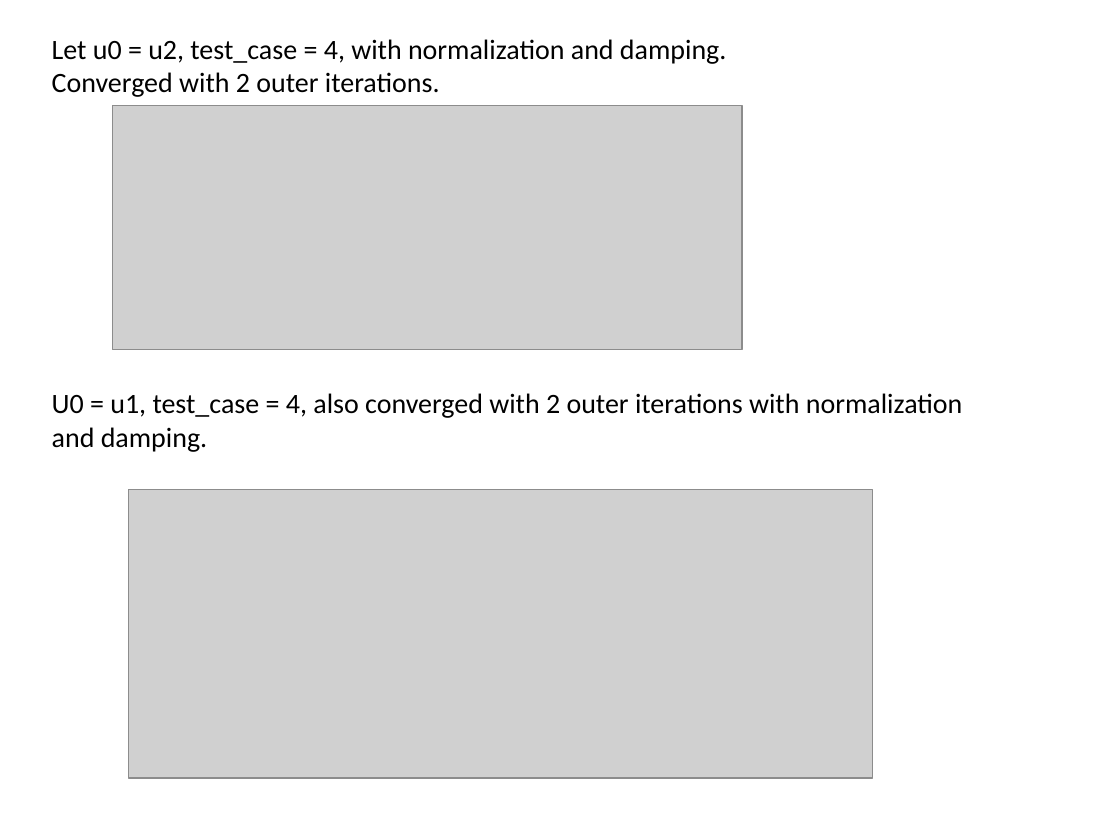
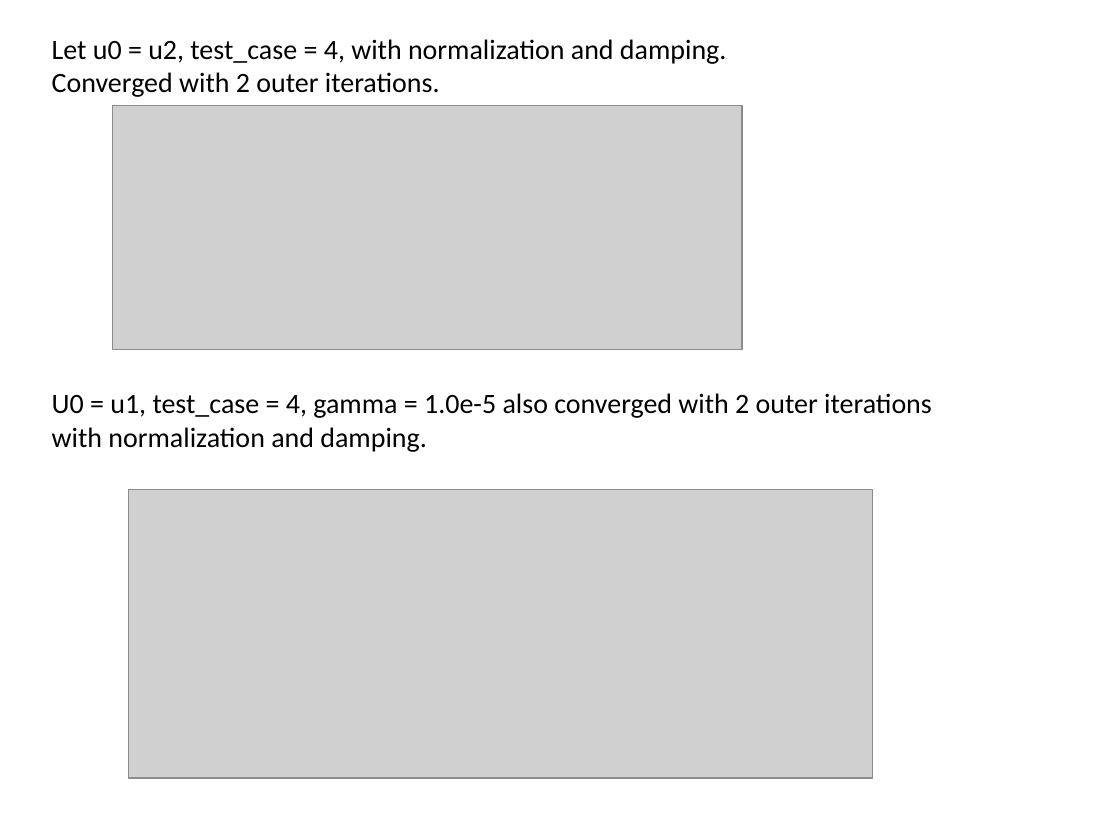
Before and after one commit to lu6007/opt-pde, a slide deck: slide 7 of doc/result_0404_2019.pptx. Drawn at 1120x840 pixels with LibreOffice and Linux fonts; fonts in the diff are those of the drawing; grey boxes stand for pictures. Boxes give left, top, right and bottom in pixels: in the first picture for what was removed or moved away, otherwise in the second. Text is boxed around its words. In the diff, an @@ line names an element or a change of style, - is before the commit and + after.

```diff
--- a/doc/result_0404_2019.pptx
+++ b/doc/result_0404_2019.pptx
@@ text at (52, 393, 932, 452): text changed @@
-U0 = u1, test_case = 4, also converged with 2 outer iterations with normalization and damping.
+U0 = u1, test_case = 4, gamma = 1.0e-5 also converged with 2 outer iterations with normalization and damping.
```
Also in this commit, not shown: 5 other slides changed, 2 slides removed, 4 other files.
